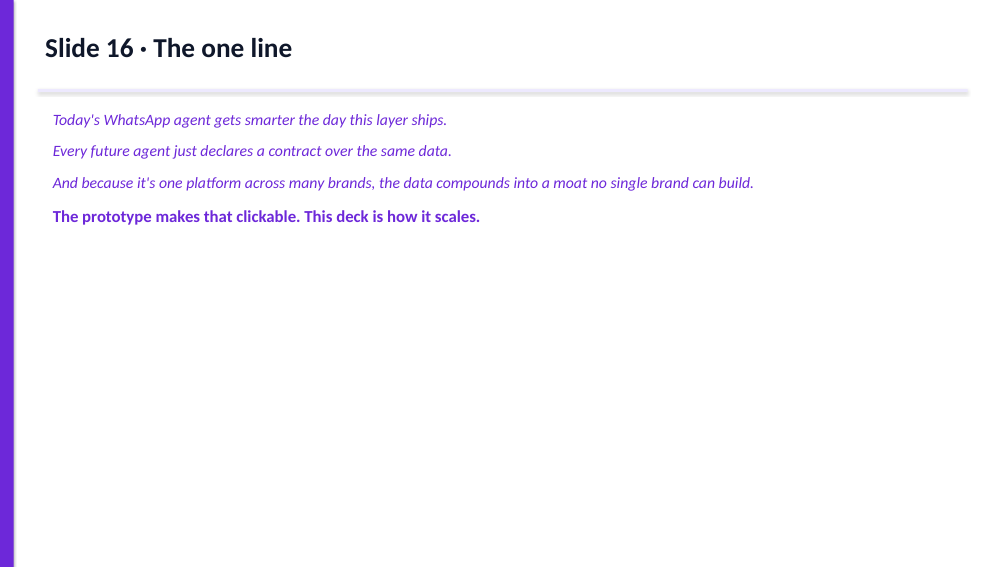
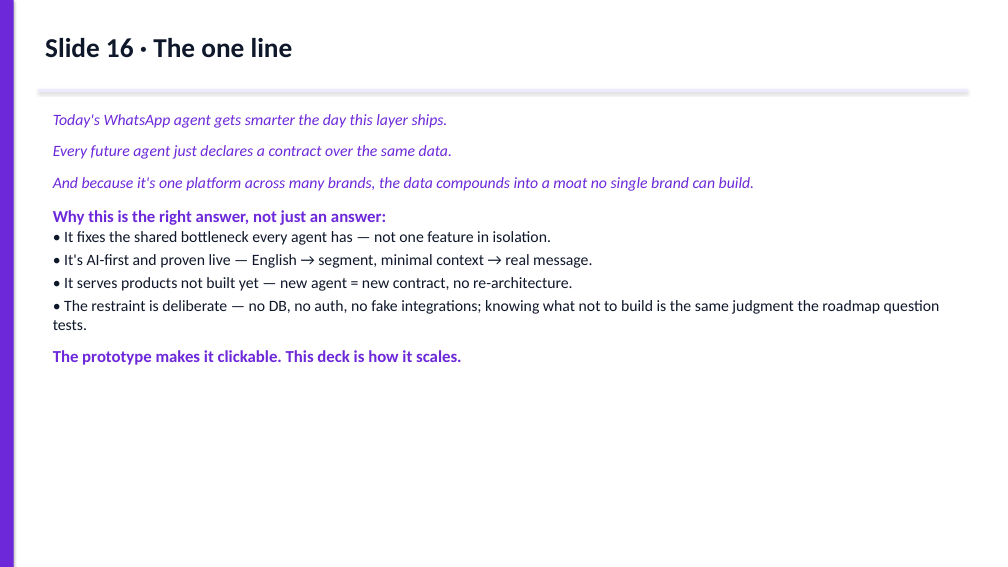
Before and after one commit to ayuvgr8/Velocity-Prototype, a slide deck: slide 17 of exports/Velocity-Context-Layer-Deck.pptx. Drawn at 1008x567 pixels with LibreOffice and Linux fonts; fonts in the diff are those of the drawing. Boxes give left, top, right and bottom in pixels: in the first picture for what was removed or moved away, otherwise in the second. Text is boxed around its words. In the diff, an @@ line names an element or a change of style, - is before the commit and + after.

```diff
--- a/exports/Velocity-Context-Layer-Deck.pptx
+++ b/exports/Velocity-Context-Layer-Deck.pptx
@@ text at (53, 210, 940, 365): text changed; size 16 to 15 pt; text colour #6D28D9 to #0F172A; bold off @@
-The prototype makes that clickable. This deck is how it scales.
+Why this is the right answer, not just an answer:
+• It fixes the shared bottleneck every agent has — not one feature in isolation.
+• It's AI-first and proven live — English → segment, minimal context → real message.
+• It serves products not built yet — new agent = new contract, no re-architecture.
+• The restraint is deliberate — no DB, no auth, no fake integrations; knowing what not to build is the same judgment the roadmap question tests.
+The prototype makes it clickable. This deck is how it scales.
```
Also in this commit, not shown: 1 other slide changed, 3 other files.
